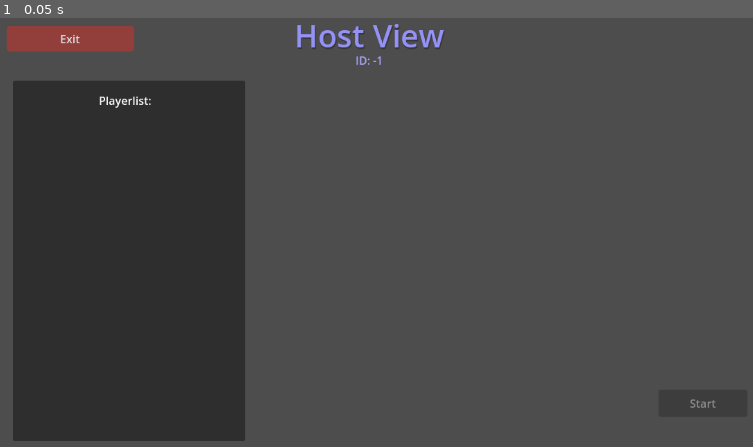
Above: before the commit, frame 1.
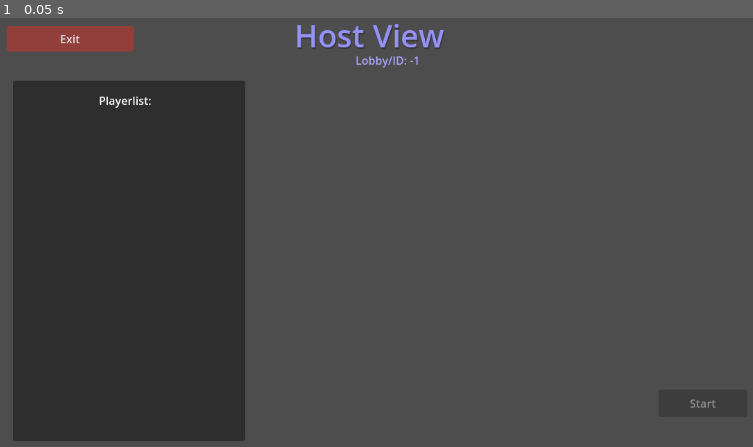
Above: after the commit, the same moment.

Repository: DragonCat4012/Shyv_Game
Game: Godot game, scene res://Scenes/Lobby/hostView.tscn
The game is run twice, just before and just after one commit, with the same random seed, the same clock (stepped at 60 frames per second) and the same inputs. This scene is started directly instead of the project's main scene.
Inputs:
- Up to frame 1 (0.05 s): no input

The runs differ from the first frame. In frame 1, less than 0.1% of the frame differs, in the area x 47-56%, y 8-12%.

Commit message:
Sync lobbys

Diff:
--- a/GamManager.gd
+++ b/GamManager.gd
@@ -18,6 +18,7 @@
 var connected = false
 var ownID: int = -1
 var isHost = false
+var lobbyCode: int = -1
 
 # Game Maagment:
 var nationMapping = {} # string_peerId: NationModel # TODO: implement
@@ -76,26 +77,40 @@
 	get_tree().set_multiplayer(multiplayer)
 	ownID = multiplayer.get_unique_id()
 
-	print_signed("joined with: ", multiplayer.get_unique_id())
-	print_signed("already joined players: ", multiplayer.get_peers())
-	connected_peer_ids.assign(multiplayer.get_peers()) # TODO: filter out 1
+	print_signed("joined as: ", multiplayer.get_unique_id())
+
 	connected = true
 	EventSystem.CONNECTED_SUCCESSFULL.emit()
 
 	if isHost:
 		rpc_id(1,"on_lobby_create")
+	else:
+		rpc_id(1,"on_random_lobby_joined")
+		# TODO: if lobbyCode is there send this instead
 
 func _on_join_failure():
 	print("Failed to connect to Server")
 
 
+# Server RPCS
 @rpc("any_peer", "reliable")
 func on_lobby_create():
 	pass
 @rpc("any_peer", "reliable")
 func on_lobby_joined(lobby):
 	pass
-
+@rpc("any_peer", "reliable")
+func on_random_lobby_joined(lobby):
+	pass
+@rpc("authority", "reliable")
+func lobby_found(lobbyID):
+	lobbyCode = lobbyID
+
+# Sync RPCs
+@rpc("authority", "reliable")
+func sync_players_in_lobby(players):
+	print("Synced Players: ", players)
+	connected_peer_ids.assign(players)
 
 # MARK: RPc
 #@rpc
--- a/Scenes/Lobby/PeerView.gd
+++ b/Scenes/Lobby/PeerView.gd
@@ -1,5 +1,6 @@
 extends Node2D
 
+@onready var lobby_label = $LobbyLabel
 @onready var host_name = $HostName
 @onready var peer_list = $ColorRect/PeerList
 
@@ -26,6 +27,7 @@
 	ready_button.text = "Wait!" if isReady else "Ready"
 	color_picker.disabled = isReady
 	nation_name.editable = !isReady
+	lobby_label.text = str(GamManager.lobbyCode)
 
 func display_message(message):
 	LobbyManager.send_lobby_message(message)
--- a/Scenes/Lobby/PeerView.tscn
+++ b/Scenes/Lobby/PeerView.tscn
@@ -7,11 +7,23 @@
 script = ExtResource("1_hqru8")
 
 [node name="HostName" type="Label" parent="."]
-offset_left = 514.0
+offset_left = 397.0
 offset_top = 20.0
-offset_right = 614.0
+offset_right = 719.0
 offset_bottom = 43.0
-text = "Joined a host"
+text = "PlayerId"
+horizontal_alignment = 1
+
+[node name="LobbyLabel" type="Label" parent="."]
+offset_left = 397.0
+offset_top = 43.0
+offset_right = 720.0
+offset_bottom = 66.0
+theme_override_font_sizes/font_size = 13
+text = "Lobby
+"
+horizontal_alignment = 1
+vertical_alignment = 1
 
 [node name="nameField" type="LineEdit" parent="."]
 offset_left = 13.0
--- a/Scenes/Lobby/hostView.gd
+++ b/Scenes/Lobby/hostView.gd
@@ -27,7 +27,7 @@
 		v_box_container.add_child(e)
 
 	lastArr = str(GamManager.connected_peer_ids)
-	id_label.text = "ID: " + str(GamManager.ownID)
+	id_label.text = "Lobby/ID: " + str(GamManager.ownID)
 
 func _on_start_button_pressed():
 	var mapSeed = randi_range(0,9)
